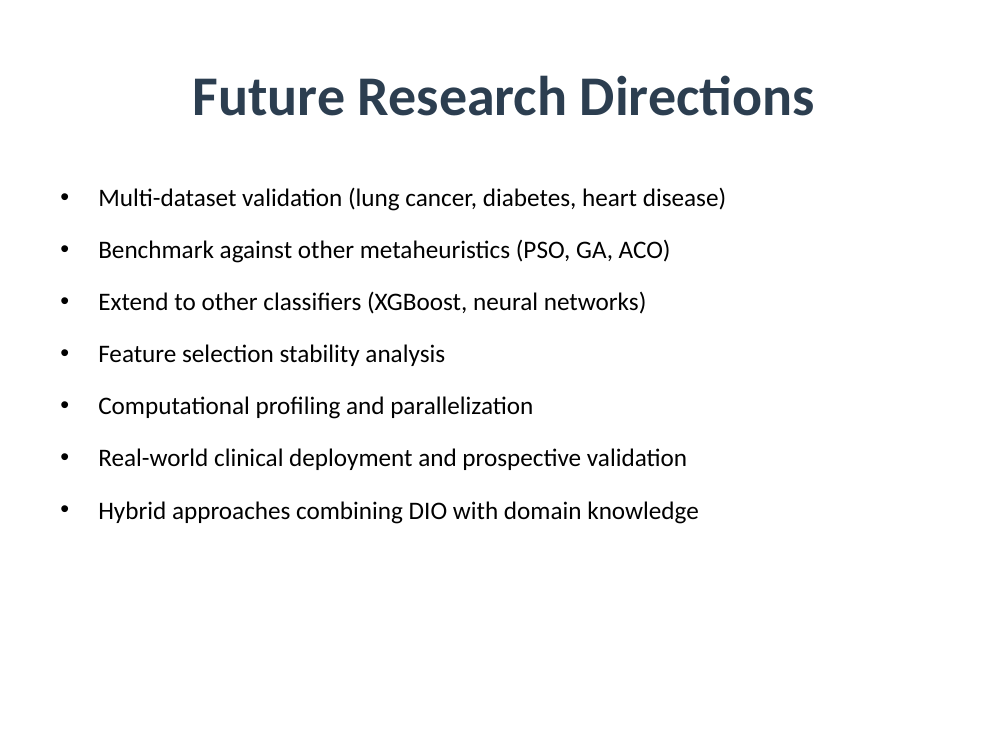
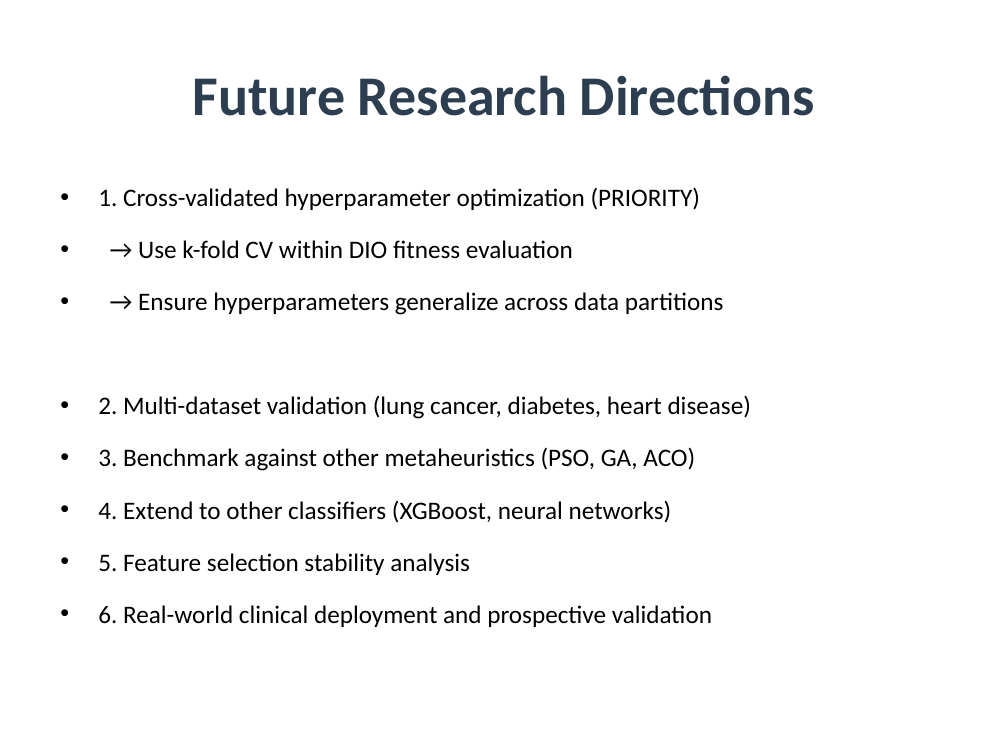
Before and after one commit to amine-dubs/dio-optimization, a slide deck: slide 19 of Presentation/DIO_Research_Presentation.pptx. Drawn at 1008x756 pixels with LibreOffice and Linux fonts; fonts in the diff are those of the drawing. Boxes give left, top, right and bottom in pixels: in the first picture for what was removed or moved away, otherwise in the second. Text is boxed around its words. In the diff, an @@ line names an element or a change of style, - is before the commit and + after.

Commit message:
Add optimization overfitting analysis to report and presentation
- Updated report.tex with new section explaining why DIO-optimized hyperparameters performed worse than defaults
- Identified root cause: single-split optimization (random_state=42) led to meta-overfitting
- Key insight: Feature selection (73% reduction) was the real contribution, NOT hyperparameter tuning
- Updated presentation slides to reflect this critical finding
- Moved CV recommendation to #1 priority in future work
- Enhanced limitations section with detailed explanation of optimization overfitting
- This is scientifically valuable finding - demonstrates importance of CV during optimization

```diff
--- a/Presentation/DIO_Research_Presentation.pptx
+++ b/Presentation/DIO_Research_Presentation.pptx
@@ text at (98, 187, 751, 627): text changed @@
-• Multi-dataset validation (lung cancer, diabetes, heart disease)
-• Benchmark against other metaheuristics (PSO, GA, ACO)
-• Extend to other classifiers (XGBoost, neural networks)
-• Feature selection stability analysis
-• Computational profiling and parallelization
-• Real-world clinical deployment and prospective validation
-• Hybrid approaches combining DIO with domain knowledge
+• 1. Cross-validated hyperparameter optimization (PRIORITY)
+• → Use k-fold CV within DIO fitness evaluation
+• → Ensure hyperparameters generalize across data partitions
+• 2. Multi-dataset validation (lung cancer, diabetes, heart disease)
+• 3. Benchmark against other metaheuristics (PSO, GA, ACO)
+• 4. Extend to other classifiers (XGBoost, neural networks)
+• 5. Feature selection stability analysis
+• 6. Real-world clinical deployment and prospective validation
```
Also in this commit, not shown: 8 other slides changed, 1 slide added, 1 slide removed, 3 other files.
